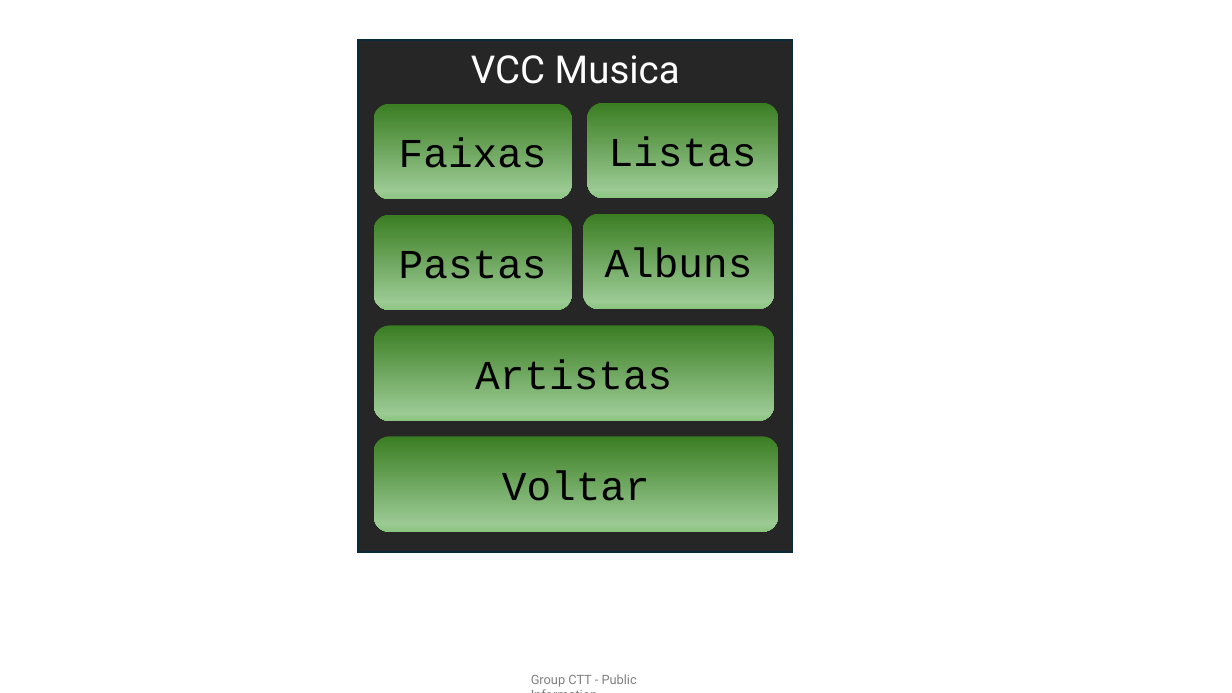
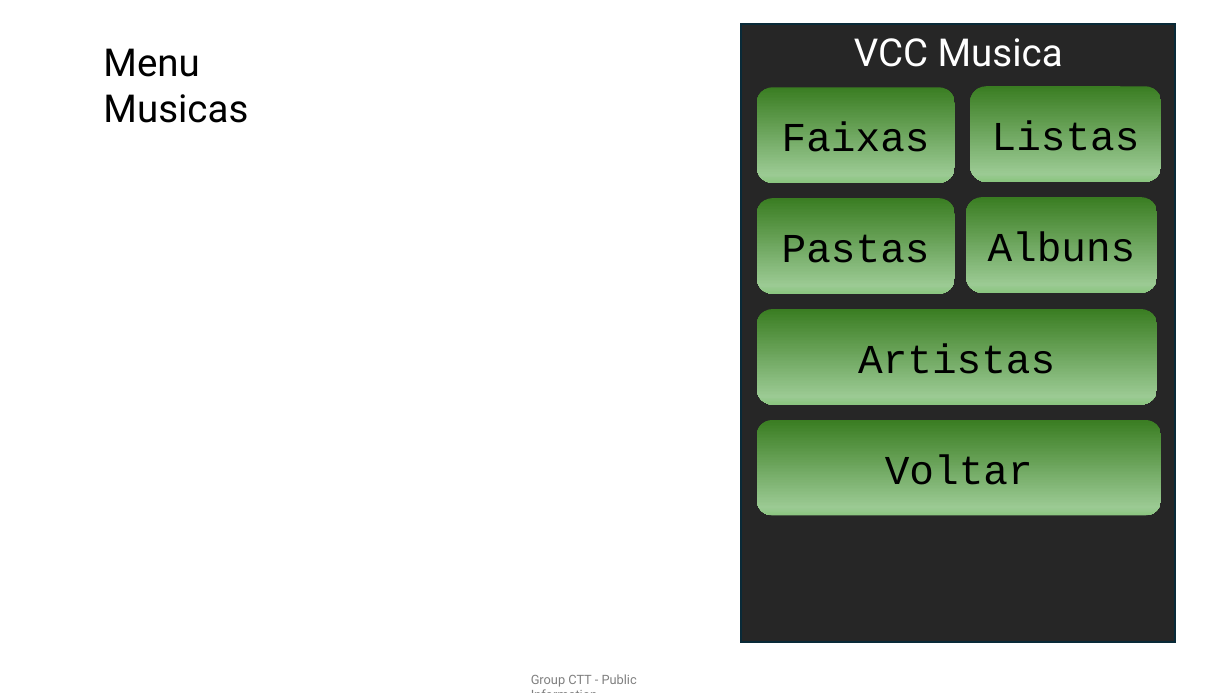
Before and after one commit to Victor-Candeias/VCCMusic, a slide deck: slide 2 of Documents/Layout.pptx. Drawn at 1232x693 pixels with LibreOffice and Linux fonts; fonts in the diff are those of the drawing. Boxes give left, top, right and bottom in pixels: in the first picture for what was removed or moved away, otherwise in the second. Text is boxed around its words. In the diff, an @@ line names an element or a change of style, - is before the commit and + after.

```diff
--- a/Documents/Layout.pptx
+++ b/Documents/Layout.pptx
@@ rectangle "VCC Musica": place and size @@
-rectangle "VCC Musica" at box(359, 40, 793, 552)
+rectangle "VCC Musica" at box(741, 24, 1176, 642)
@@ text added at box(103, 48, 248, 123), 30 pt, text #000000 @@
+Menu Musicas
@@ rounded rectangle "Listas": place and size @@
-rounded rectangle "Listas" at box(588, 103, 779, 198)
+rounded rectangle "Listas" at box(970, 86, 1162, 181)
@@ 5 rounded rectangles: place and size @@
-5 rounded rectangles at box(373, 104, 778, 531)
+5 rounded rectangles at box(757, 87, 1162, 515)
```
Also in this commit, not shown: 2 other slides changed, 8 slides added, 11 other files.
